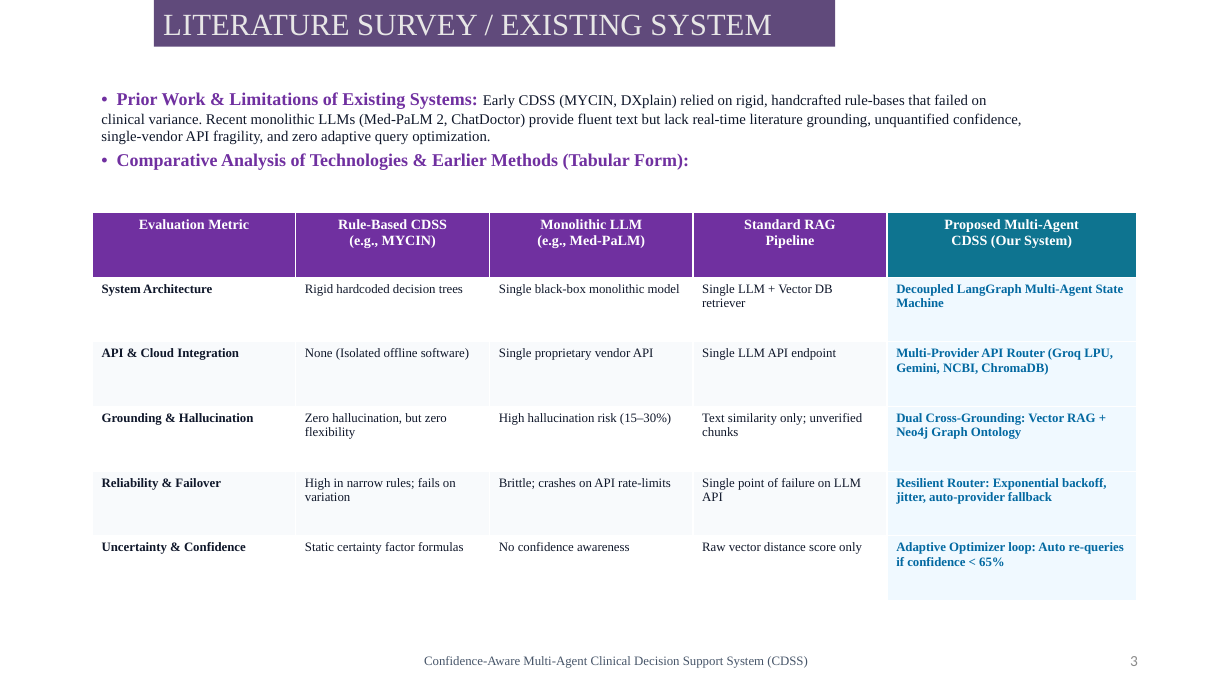
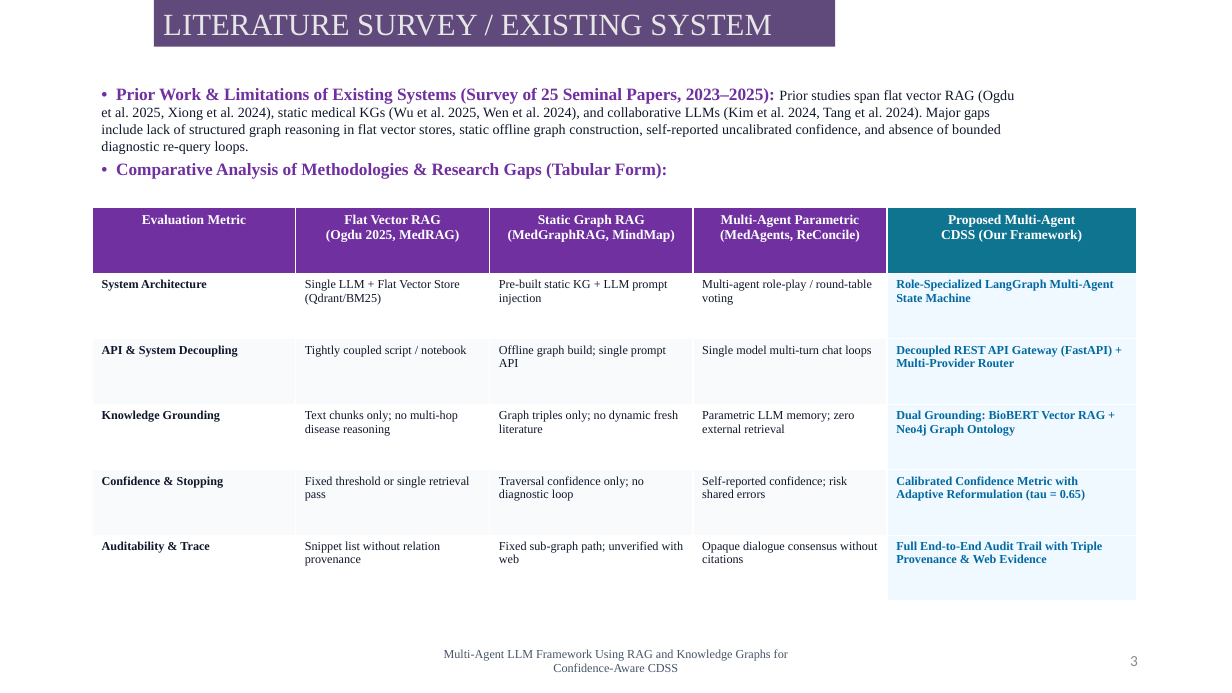
Before and after one commit to gokulohithmui/Case-Study-on-Presentations-AI_animated-project, a slide deck: slide 3 of PW1_Review2_CDSS_Presentation.pptx. Drawn at 1232x693 pixels with LibreOffice and Linux fonts; fonts in the diff are those of the drawing; background and template pictures are left out. Boxes give left, top, right and bottom in pixels: in the first picture for what was removed or moved away, otherwise in the second. Text is boxed around its words. In the diff, an @@ line names an element or a change of style, - is before the commit and + after.

Commit message:
docs(presentation): update Review-2 PPT with exact project abstract, student names, guide Mrs. A. Madhavi, and 25-paper literature survey performance chart

```diff
--- a/PW1_Review2_CDSS_Presentation.pptx
+++ b/PW1_Review2_CDSS_Presentation.pptx
@@ text at box(101, 88, 1014, 179): text changed; size 11.5 to 11 pt @@
-• Prior Work & Limitations of Existing Systems: Early CDSS (MYCIN, DXplain) relied on rigid, handcrafted rule-bases that failed on clinical variance. Recent monolithic LLMs (Med-PaLM 2, ChatDoctor) provide fluent text but lack real-time literature grounding, unquantified confidence, single-vendor API fragility, and zero adaptive query optimization.
-• Comparative Analysis of Technologies & Earlier Methods (Tabular Form):
+• Prior Work & Limitations of Existing Systems (Survey of 25 Seminal Papers, 2023–2025): Prior studies span flat vector RAG (Ogdu et al. 2025, Xiong et al. 2024), static medical KGs (Wu et al. 2025, Wen et al. 2024), and collaborative LLMs (Kim et al. 2024, Tang et al. 2024). Major gaps include lack of structured graph reasoning in flat vector stores, static offline graph construction, self-reported uncalibrated confidence, and absence of bounded diagnostic re-query loops.
+• Comparative Analysis of Methodologies & Research Gaps (Tabular Form):
@@ table at box(92, 208, 1137, 601) @@
-row 1: Evaluation Metric | Rule-Based CDSS (e.g., MYCIN) | Monolithic LLM (e.g., Med-PaLM) | Standard RAG Pipeline | Proposed Multi-Agent CDSS (Our System)
+row 1: Evaluation Metric | Flat Vector RAG (Ogdu 2025, MedRAG) | Static Graph RAG (MedGraphRAG, MindMap) | Multi-Agent Parametric (MedAgents, ReConcile) | Proposed Multi-Agent CDSS (Our Framework)
-row 2: System Architecture | Rigid hardcoded decision trees | Single black-box monolithic model | Single LLM + Vector DB retriever | Decoupled LangGraph Multi-Agent State Machine
+row 2: System Architecture | Single LLM + Flat Vector Store (Qdrant/BM25) | Pre-built static KG + LLM prompt injection | Multi-agent role-play / round-table voting | Role-Specialized LangGraph Multi-Agent State Machine
-row 3: API & Cloud Integration | None (Isolated offline software) | Single proprietary vendor API | Single LLM API endpoint | Multi-Provider API Router (Groq LPU, Gemini, NCBI, ChromaDB)
+row 3: API & System Decoupling | Tightly coupled script / notebook | Offline graph build; single prompt API | Single model multi-turn chat loops | Decoupled REST API Gateway (FastAPI) + Multi-Provider Router
-row 4: Grounding & Hallucination | Zero hallucination, but zero flexibility | High hallucination risk (15–30%) | Text similarity only; unverified chunks | Dual Cross-Grounding: Vector RAG + Neo4j Graph Ontology
+row 4: Knowledge Grounding | Text chunks only; no multi-hop disease reasoning | Graph triples only; no dynamic fresh literature | Parametric LLM memory; zero external retrieval | Dual Grounding: BioBERT Vector RAG + Neo4j Graph Ontology
-row 5: Reliability & Failover | High in narrow rules; fails on variation | Brittle; crashes on API rate-limits | Single point of failure on LLM API | Resilient Router: Exponential backoff, jitter, auto-provider fallback
+row 5: Confidence & Stopping | Fixed threshold or single retrieval pass | Traversal confidence only; no diagnostic loop | Self-reported confidence; risk shared errors | Calibrated Confidence Metric with Adaptive Reformulation (tau = 0.65)
-row 6: Uncertainty & Confidence | Static certainty factor formulas | No confidence awareness | Raw vector distance score only | Adaptive Optimizer loop: Auto re-queries if confidence < 65%
+row 6: Auditability & Trace | Snippet list without relation provenance | Fixed sub-graph path; unverified with web | Opaque dialogue consensus without citations | Full End-to-End Audit Trail with Triple Provenance & Web Evidence
@@ size 11 to 10.5 pt in "Evaluation Metric" @@
@@ size 10 to 9.5 pt in "System Architecture" @@
@@ table: place and size @@
-table at box(92, 213, 1137, 601)
+table at box(92, 208, 1137, 601)
@@ text at box(444, 649, 788, 672): text changed; size 10 to 9.5 pt @@
-Confidence-Aware Multi-Agent Clinical Decision Support System (CDSS)
+Multi-Agent LLM Framework Using RAG and Knowledge Graphs for Confidence-Aware CDSS
```
Also in this commit, not shown: 7 other slides changed, 1 slide added.
